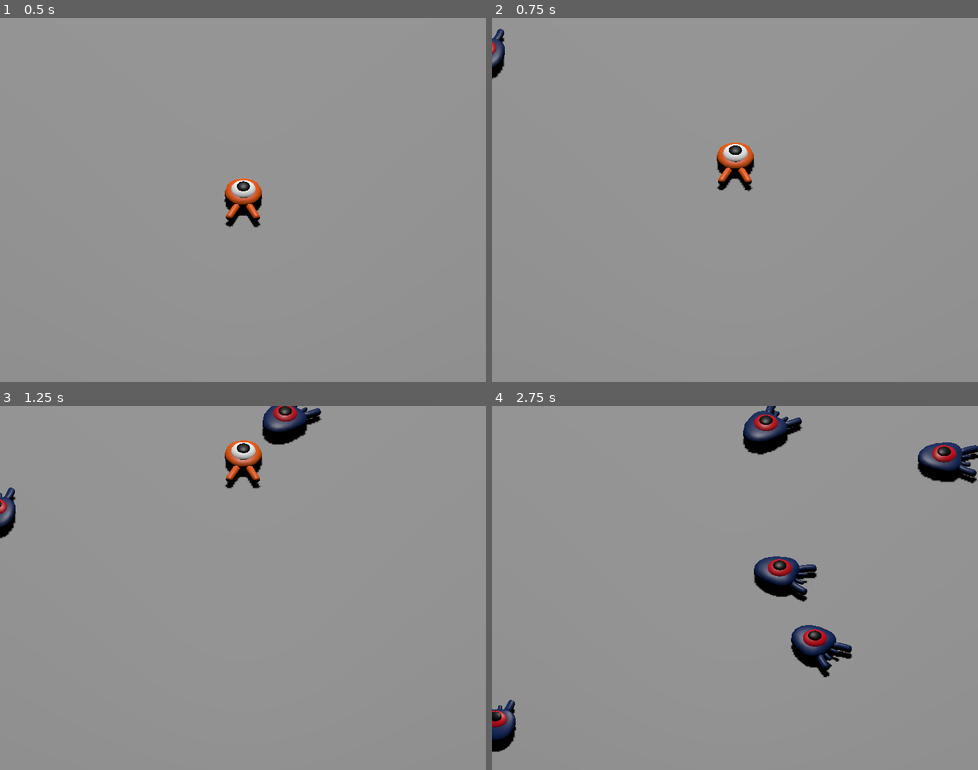
Above: before the commit, frames 1-4 (two rows, left to right).
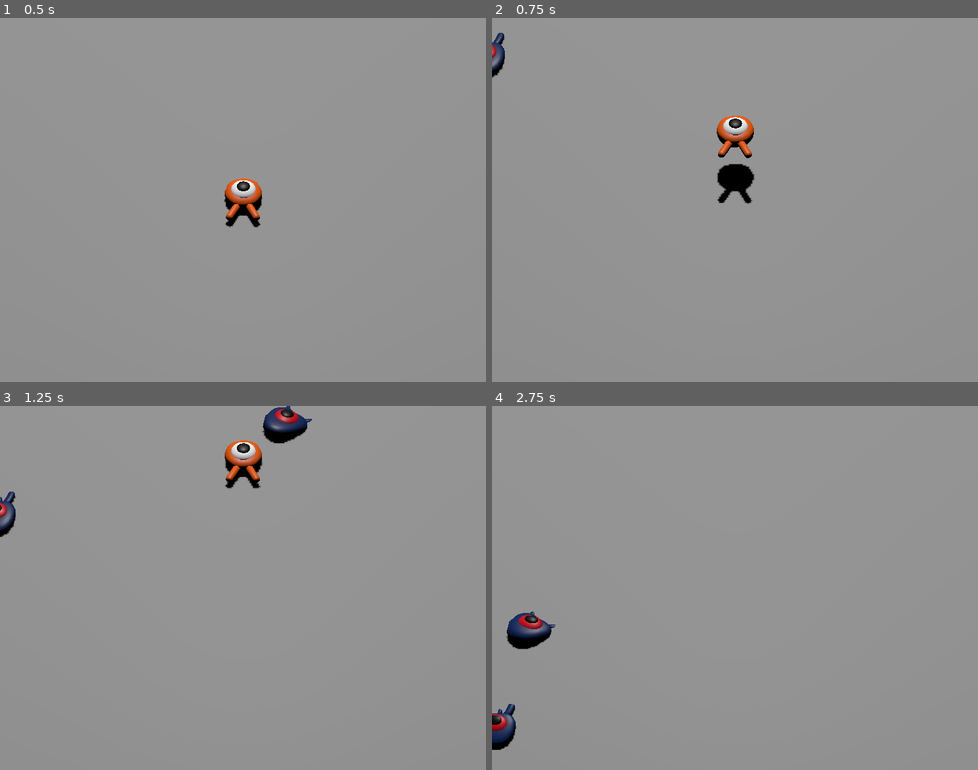
Above: after the commit, the same moments.

Repository: lemendozaru/Aplasta
Game: Godot game, scene res://scenes/main.tscn
The game is run twice, just before and just after one commit, with the same random seed, the same clock (stepped at 60 frames per second) and the same inputs. Before the commit the project has no main scene; this scene is started directly in both runs.
Inputs:
- Up to frame 1 (0.5 s): no input
- Up to frame 2 (0.75 s): tap Enter at 0.5 s; hold Up (move_forward) from 0.53 s (still down); tap Space (jump) at 0.6 s
- Up to frame 3 (1.25 s): keep holding Up (move_forward); tap Space (jump) at 0.77, 1.07 s
- Up to frame 4 (2.75 s): tap Space (jump) at 1.35, 1.52, 1.82, 2.1 s; release Up (move_forward) at 2.03 s; hold Left (move_left) from 2.03 s (still down)

Frame 1 is identical in both runs. In frame 2, 1.5% of the frame differs, in the area x 0-55%, y 2-52%; in frame 3, 0.8%; in frame 4, 5.4%, in the area x 0-100%, y 0-95%.

Commit message:
Maquetado terminado

Diff:
--- a/project.godot
+++ b/project.godot
@@ -11,6 +11,7 @@
 [application]
 
 config/name="Aplasta"
+run/main_scene="uid://bnag8j8j1mqsr"
 config/features=PackedStringArray("4.6", "Forward Plus")
 config/icon="res://icon.svg"
 
@@ -60,6 +61,12 @@
 ]
 }
 
+[layer_names]
+
+3d_physics/layer_1="player"
+3d_physics/layer_2="enemies"
+3d_physics/layer_3="world"
+
 [physics]
 
 3d/physics_engine="Jolt Physics"
--- a/scenes/main.tscn
+++ b/scenes/main.tscn
@@ -30,6 +30,8 @@
 
 [node name="Ground" type="StaticBody3D" parent="." unique_id=1365542413]
 transform = Transform3D(1, 0, 0, 0, 1, 0, 0, 0, 1, 0, -1, 0)
+collision_layer = 4
+collision_mask = 0
 
 [node name="CollisionShape3D" type="CollisionShape3D" parent="Ground" unique_id=814873200]
 shape = SubResource("BoxShape3D_sgp6g")
@@ -80,4 +82,5 @@
 wait_time = 0.5
 autostart = true
 
+[connection signal="hit" from="Player" to="." method="_on_player_hit"]
 [connection signal="timeout" from="MobTimer" to="." method="_on_mob_timer_timeout"]
--- a/scenes/mob.tscn
+++ b/scenes/mob.tscn
@@ -6,7 +6,9 @@
 [sub_resource type="BoxShape3D" id="BoxShape3D_bsing"]
 size = Vector3(1.4057617, 0.879776, 1.8792725)
 
-[node name="Mob" type="CharacterBody3D" unique_id=440897885]
+[node name="Mob" type="CharacterBody3D" unique_id=440897885 groups=["mob"]]
+collision_layer = 2
+collision_mask = 0
 script = ExtResource("1_bsing")
 
 [node name="Pivot" type="Node3D" parent="." unique_id=18537953]
--- a/scenes/player.tscn
+++ b/scenes/player.tscn
@@ -6,7 +6,12 @@
 [sub_resource type="SphereShape3D" id="SphereShape3D_3vyb7"]
 radius = 0.8333172
 
+[sub_resource type="CylinderShape3D" id="CylinderShape3D_g2els"]
+height = 0.3011551
+radius = 0.9970703
+
 [node name="Player" type="CharacterBody3D" unique_id=1242244042]
+collision_mask = 6
 script = ExtResource("1_g2els")
 
 [node name="Pivot" type="Node3D" parent="." unique_id=1680115533]
@@ -16,3 +21,14 @@
 [node name="CollisionShape3D" type="CollisionShape3D" parent="." unique_id=1080780043]
 transform = Transform3D(1, 0, 0, 0, 1, 0, 0, 0, 1, 0, 0.39498436, 0)
 shape = SubResource("SphereShape3D_3vyb7")
+
+[node name="MobDetector" type="Area3D" parent="." unique_id=535328273]
+collision_layer = 0
+collision_mask = 2
+monitorable = false
+
+[node name="CollisionShape3D" type="CollisionShape3D" parent="MobDetector" unique_id=555621235]
+transform = Transform3D(1, 0, 0, 0, 1, 0, 0, 0, 1, 0, 0.3256111, 0)
+shape = SubResource("CylinderShape3D_g2els")
+
+[connection signal="body_entered" from="MobDetector" to="." method="_on_mob_detector_body_entered"]
--- a/scripts/main.gd
+++ b/scripts/main.gd
@@ -2,17 +2,7 @@
 
 @export var mob_scene: PackedScene
 
-# Called when the node enters the scene tree for the first time.
-func _ready() -> void:
-	pass # Replace with function body.
-
-
-# Called every frame. 'delta' is the elapsed time since the previous frame.
-func _process(delta: float) -> void:
-	pass
-
-
-func _on_mob_timer_timeout() -> void:
+func _on_mob_timer_timeout():
 	# creamos una nueva instancia de la escena Mob
 	var mob = mob_scene.instantiate()
 
@@ -27,3 +17,7 @@
 
 	# aparecemos al mob por agregarlo a la escena principal
 	add_child(mob)
+
+
+func _on_player_hit():
+	$MobTimer.stop()
--- a/scripts/mob.gd
+++ b/scripts/mob.gd
@@ -5,6 +5,8 @@
 # velocidad máxima del enemigo en m/s
 @export var max_speed = 18
 
+# Emitida cuando caemos encima del enemigo
+signal squashed
 
 func _physics_process(_delta):
 	move_and_slide()
@@ -26,5 +28,9 @@
 	velocity = velocity.rotated(Vector3.UP, rotation.y)
 
 
-func _on_visible_on_screen_notifier_3d_screen_exited() -> void:
+func _on_visible_on_screen_notifier_3d_screen_exited():
 	queue_free()
+
+func squash():
+	squashed.emit()
+	queue_free()
--- a/scripts/player.gd
+++ b/scripts/player.gd
@@ -1,10 +1,16 @@
 extends CharacterBody3D
+
+# Emitida cuando el jugador es golpeado por el enemigo
+signal hit
 
 # qué tan rápido se mueve el jugador en m/s
 @export var speed = 14
-
 # aceleración de caida en m/s2
 @export var fall_acceleration = 75
+# Impulso vertical aplicado al caracter tras saltar (m/s)
+@export var jump_impulse = 20
+# Impulso vertical aplicado al caracter tras aplastar un enemigo (m/s)
+@export var bounce_impulse = 16
 
 var target_velocity = Vector3.ZERO
 
@@ -38,4 +44,43 @@
 
 	# Moviendo al jugador
 	velocity = target_velocity
+
+	# Saltar solo si el jugador está en el suelo y se presiona "jump"
+	if is_on_floor() and Input.is_action_just_pressed("jump"):
+		target_velocity.y = jump_impulse
+
+	# Iterar a través de todas las colisiones por frame
+	for index in range(get_slide_collision_count()):
+		# Tomamos una de las colisiones con el caracter
+		var collision = get_slide_collision(index)
+
+		# Si hay colisiones duplicadas con un enemigo en un frame único
+		# el enemigo será borrado después de la primera y una segunda llamada
+		# a get_collider retornará null, llevando a un apuntador nulo al llamar
+		# collision.get_collider().is_in_group("mob")
+
+		# Este bloque previene el procesar colisiones duplicadas
+		if collision.get_collider() == null:
+			continue
+
+		# Si el collider es con un enemigo
+		if collision.get_collider().is_in_group("mob"):
+			var mob = collision.get_collider()
+			# verficaremos que lo hemos golpeado desde arriba
+			if Vector3.UP.dot(collision.get_normal()) > 0.1:
+				# Si fue así, lo aplastaremos y rebotaremos
+				mob.squash()
+				target_velocity.y = bounce_impulse
+				# Prevenimos posteriores llamadas duplicadas
+				break
+
+	# Moviendo al caracter
+	velocity = target_velocity
 	move_and_slide()
+
+func die():
+	hit.emit()
+	queue_free()
+
+func _on_mob_detector_body_entered(body: Node3D):
+	die()
